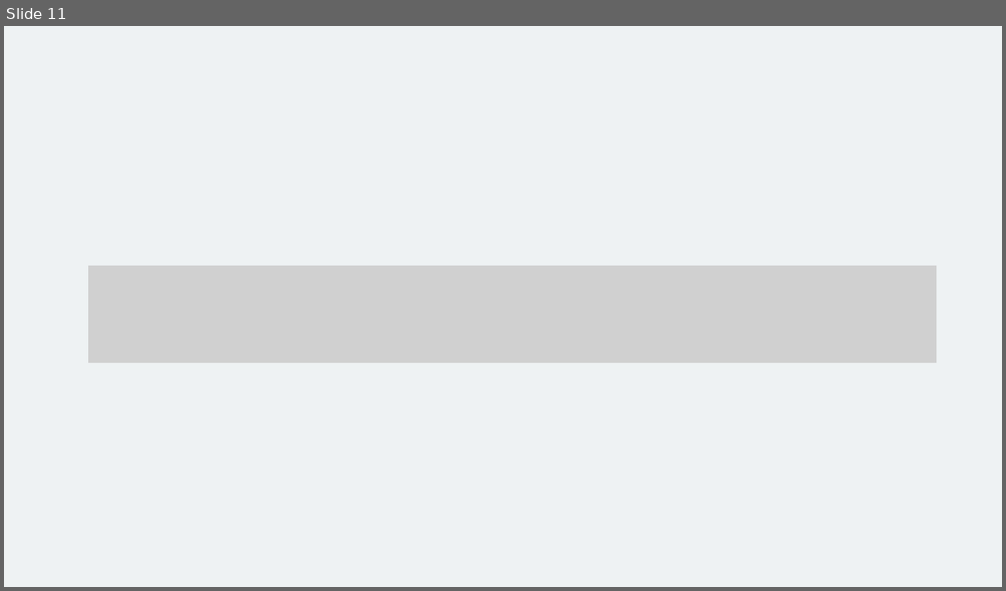
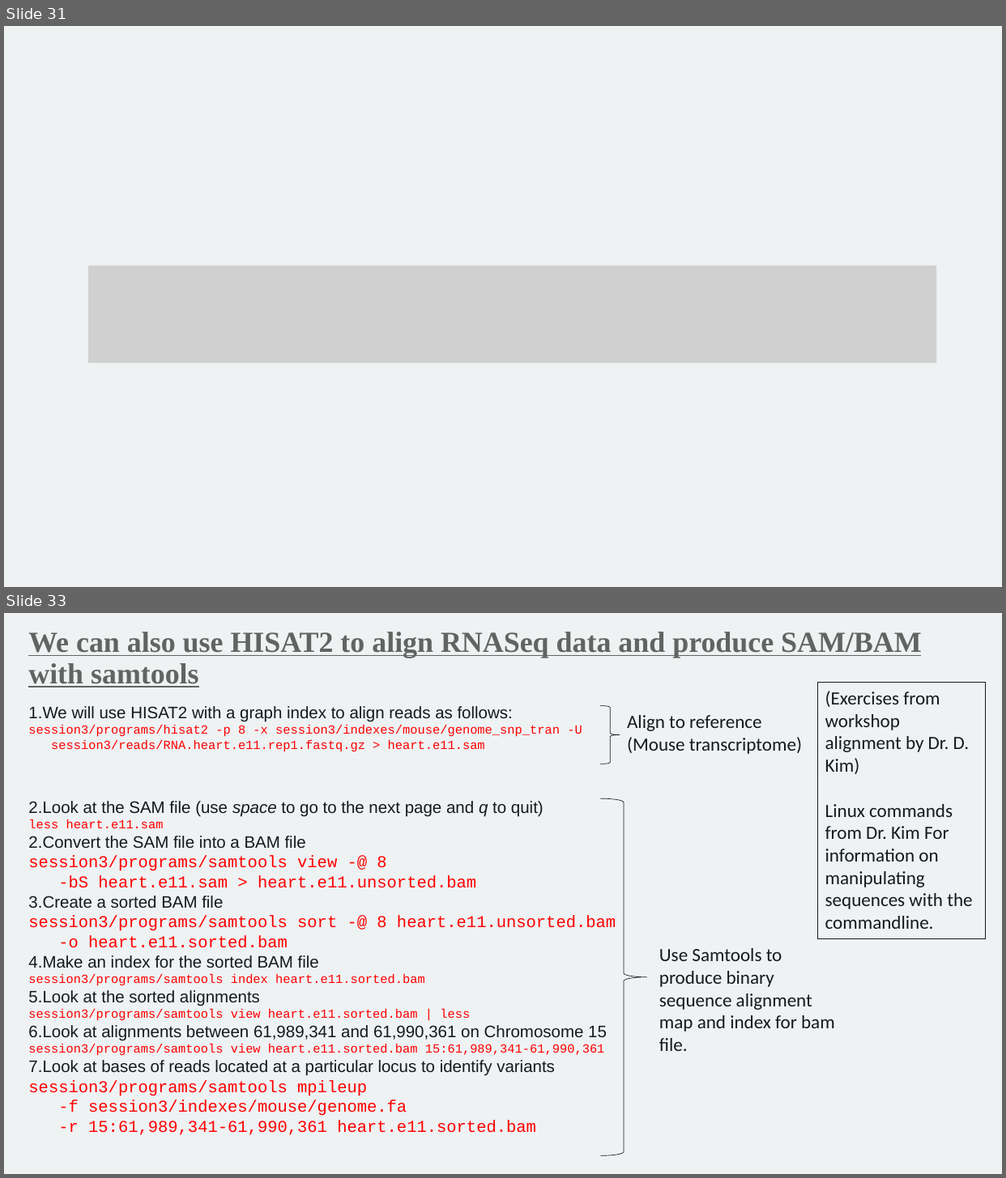
Before and after one commit to mathornton01/2022_UTSW_Lyda_Hill_Department_Introduction_To_NGS_Analysis_Nanocourse, a slide deck: Slides/IntroductionToNGSAnalysis_DayII_MT.pptx. Shown one above the other, each under a label of ours: slide 11 before the commit, slides 31 and 33 after it; the slides between them are not shown. The pictures are 1006x591 and 1006x1178 pixels, drawn with LibreOffice and Linux fonts; fonts in the diff are those of the drawing; grey boxes stand for pictures; background and template pictures are left out. Boxes give left, top, right and bottom in pixels: in the first picture for what was removed or moved away, otherwise in the second. Text is boxed around its words. In the diff, an @@ line names an element or a change of style, - is before the commit and + after.

```diff
--- a/Slides/IntroductionToNGSAnalysis_DayII_MT.pptx
+++ b/Slides/IntroductionToNGSAnalysis_DayII_MT.pptx
@@ slide 33 added at (x1=4, y1=613, x2=1002, y2=1174), background #EEF2F3 @@
@@ text added at (x1=28, y1=632, x2=922, y2=688), 28 pt, text #626462, bold, underline @@
+We can also use HISAT2 to align RNASeq data and produce SAM/BAM with samtools
@@ rectangle added at (x1=818, y1=683, x2=986, y2=939), outline #141B1C 0.75 pt, 18 pt, text #141B1C @@
+(Exercises from workshop alignment by Dr. D. Kim)
+Linux commands from Dr. Kim For information on manipulating sequences with the commandline.
@@ text added at (x1=28, y1=706, x2=616, y2=1135), 16 pt, text #FF0000 @@
+1. We will use HISAT2 with a graph index to align reads as follows:
+   session3/programs/hisat2 -p 8 -x session3/indexes/mouse/genome_snp_tran -U
+session3/reads/RNA.heart.e11.rep1.fastq.gz > heart.e11.sam
+1. Look at the SAM file (use space to go to the next page and q to quit)
+   less heart.e11.sam
+2. Convert the SAM file into a BAM file
+   session3/programs/samtools view -@ 8
+-bS heart.e11.sam > heart.e11.unsorted.bam
+3. Create a sorted BAM file
+   session3/programs/samtools sort -@ 8 heart.e11.unsorted.bam
+-o heart.e11.sorted.bam
+4. Make an index for the sorted BAM file
+   session3/programs/samtools index heart.e11.sorted.bam
+5. Look at the sorted alignments
+   session3/programs/samtools view heart.e11.sorted.bam | less
+6. Look at alignments between 61,989,341 and 61,990,361 on Chromosome 15
+   session3/programs/samtools view heart.e11.sorted.bam 15:61,989,341-61,990,361
+7. Look at bases of reads located at a particular locus to identify variants
+   session3/programs/samtools mpileup
+-f session3/indexes/mouse/genome.fa
+-r 15:61,989,341-61,990,361 heart.e11.sorted.bam
@@ right brace added at (x1=601, y1=706, x2=620, y2=764), outline #141B1C 0.5 pt @@
@@ text added at (x1=627, y1=715, x2=802, y2=754), 18 pt, text #141B1C @@
+Align to reference (Mouse transcriptome)
@@ right brace added at (x1=601, y1=798, x2=647, y2=1156), outline #141B1C 0.5 pt @@
@@ text added at (x1=659, y1=948, x2=835, y2=1051), 18 pt, text #141B1C @@
+Use Samtools to produce binary sequence alignment map and index for bam file.
@@ what was slide 11 is now slide 31 @@
```
Also in this commit, not shown: 8 slides changed, 23 other slides added, 1 slide removed, 5 other files.
